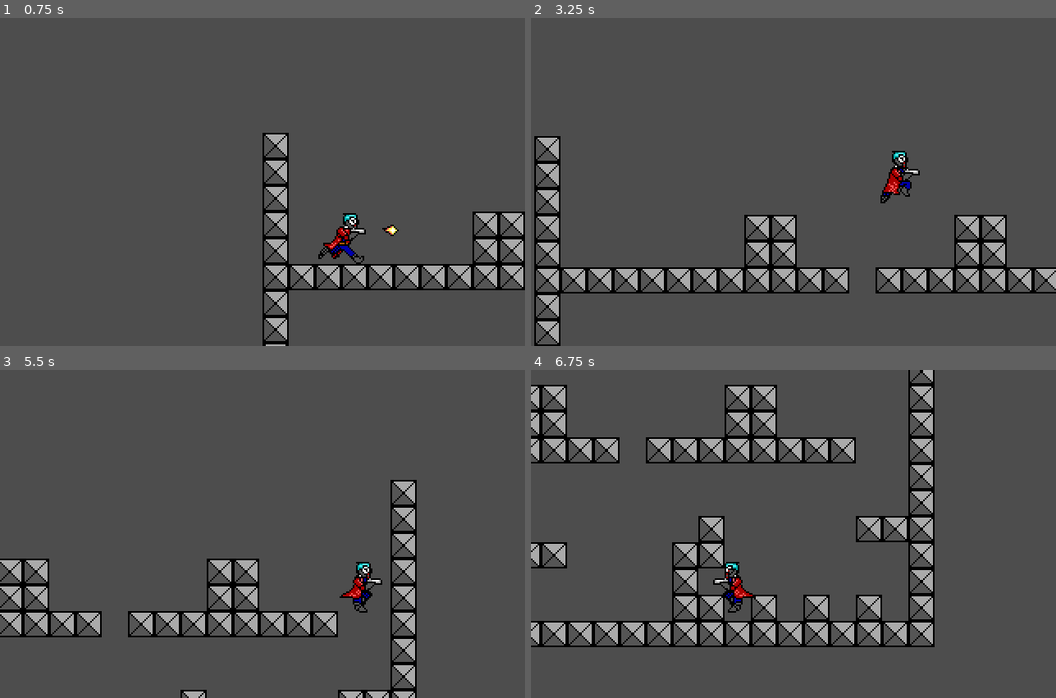
Above: before the commit, frames 1-4 (two rows, left to right).
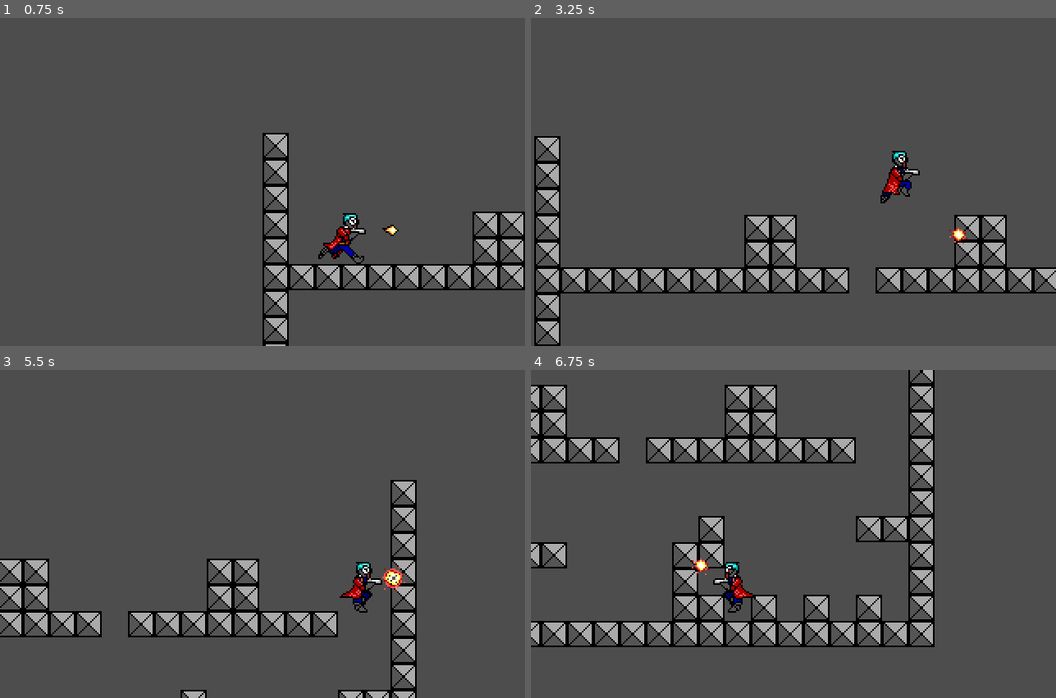
Above: after the commit, the same moments.

Repository: jucarave/nullfire
Game: Godot game, scene res://scenes/test_scene.tscn
The game is run twice, just before and just after one commit, with the same random seed, the same clock (stepped at 60 frames per second) and the same inputs. The project has no main scene, so this scene is started directly.
Inputs:
- Up to frame 1 (0.75 s): hold Right (right) from 0.53 s (still down); tap A (shoot) at 0.6 s
- Up to frame 2 (3.25 s): tap D (jump) at 0.77, 1.52, 3.02 s; tap A (shoot) at 1.35, 2.1, 2.85 s; release Right (right) at 2.03 s; hold Left (left) 2.03-2.78 s; hold Right (right) from 2.78 s (still down)
- Up to frame 3 (5.5 s): tap A (shoot) at 3.6, 4.35, 5.1 s; tap D (jump) at 3.77, 4.52 s; release Right (right) at 4.28 s; hold Left (left) 4.28-5.03 s; hold Right (right) from 5.03 s (still down)
- Up to frame 4 (6.75 s): release Right (right) at 5.78 s; hold Left (left) from 5.78 s (still down); tap A (shoot) at 5.85, 6.6 s; tap D (jump) at 6.02 s

Frame 1 is identical in both runs. In frame 2, less than 0.1% of the frame differs, in the area x 79-84%, y 64-69%; in frame 3, 0.2%, in the area x 72-78%, y 60-68%; in frame 4, less than 0.1%.

Commit message:
feat: add explosion particle effect when the bullet collides with a wall

Diff:
--- /dev/null
+++ b/entities/effects/bullet_impact_particles.tscn
@@ -0,0 +1,51 @@
+[gd_scene load_steps=8 format=3 uid="uid://blhg2c3y6moi7"]
+
+[ext_resource type="Texture2D" uid="uid://cot63vd0l3sun" path="res://sprites/bullet_impact_particles.png" id="1_kkdr5"]
+[ext_resource type="Script" uid="uid://dsrupxfpodhbj" path="res://entities/effects/particle_effect.gd" id="2_mi4ke"]
+
+[sub_resource type="AtlasTexture" id="AtlasTexture_mi4ke"]
+atlas = ExtResource("1_kkdr5")
+region = Rect2(0, 0, 16, 16)
+
+[sub_resource type="AtlasTexture" id="AtlasTexture_jvhvj"]
+atlas = ExtResource("1_kkdr5")
+region = Rect2(16, 0, 16, 16)
+
+[sub_resource type="AtlasTexture" id="AtlasTexture_ret1j"]
+atlas = ExtResource("1_kkdr5")
+region = Rect2(32, 0, 16, 16)
+
+[sub_resource type="AtlasTexture" id="AtlasTexture_72r8u"]
+atlas = ExtResource("1_kkdr5")
+region = Rect2(48, 0, 16, 16)
+
+[sub_resource type="SpriteFrames" id="SpriteFrames_stq1u"]
+animations = [{
+"frames": [{
+"duration": 1.0,
+"texture": SubResource("AtlasTexture_mi4ke")
+}, {
+"duration": 1.0,
+"texture": SubResource("AtlasTexture_jvhvj")
+}, {
+"duration": 1.0,
+"texture": SubResource("AtlasTexture_ret1j")
+}, {
+"duration": 1.0,
+"texture": SubResource("AtlasTexture_72r8u")
+}, {
+"duration": 1.0,
+"texture": null
+}],
+"loop": false,
+"name": &"default",
+"speed": 14.0
+}]
+
+[node name="BulletImpactParticles" type="Node2D"]
+
+[node name="AnimatedSprite2D" type="AnimatedSprite2D" parent="."]
+texture_filter = 1
+texture_repeat = 1
+sprite_frames = SubResource("SpriteFrames_stq1u")
+script = ExtResource("2_mi4ke")
--- a/entities/projectile.gd
+++ b/entities/projectile.gd
@@ -3,11 +3,14 @@
 
 @export var time_to_live: float = 0.6                 # In seconds, to prevent bullets flying across the map
 @export var velocity: float = 256
+@export var collision_particles_scene: PackedScene
 
 @onready var sprite: Sprite2D = $Sprite2D
 
 signal on_destroy()
 
+# Flips the sprite and sets its position relative to the
+# shooter depending if it's looking to the left or right
 func initialize(mirrored: bool, offset: Vector2) -> void:
 	sprite.flip_h = mirrored
 	global_position.y += offset.y
@@ -18,11 +21,21 @@
 	else:
 		global_position.x += offset.x
 
+# Creates a particle effect animation of the bullet exploding
+# to be called when it collides with something
+func spawn_collision_particles() -> void:
+	var particles: Node2D = collision_particles_scene.instantiate()
+	get_tree().root.add_child(particles)
+	particles.global_position = global_position
+
+# If someone is listening then let them know that this object
+# is to be destroyed
 func destroy() -> void:
 	on_destroy.emit()
 	queue_free()
 
 func _on_body_entered(_body: Node2D) -> void:
+	spawn_collision_particles()
 	destroy()
 
 func _process(delta: float) -> void:
--- a/entities/projectile.tscn
+++ b/entities/projectile.tscn
@@ -1,13 +1,15 @@
-[gd_scene load_steps=4 format=3 uid="uid://dpwqbsxsy3osx"]
+[gd_scene load_steps=5 format=3 uid="uid://dpwqbsxsy3osx"]
 
 [ext_resource type="Texture2D" uid="uid://ca0r6hlk5b7sv" path="res://sprites/projectiles.png" id="1_46mfb"]
 [ext_resource type="Script" uid="uid://chge71y1pq1ik" path="res://entities/projectile.gd" id="1_jfshl"]
+[ext_resource type="PackedScene" uid="uid://blhg2c3y6moi7" path="res://entities/effects/bullet_impact_particles.tscn" id="2_jnjrb"]
 
 [sub_resource type="RectangleShape2D" id="RectangleShape2D_jfshl"]
 size = Vector2(10, 7)
 
 [node name="Projectile" type="Area2D"]
 script = ExtResource("1_jfshl")
+collision_particles_scene = ExtResource("2_jnjrb")
 
 [node name="Sprite2D" type="Sprite2D" parent="."]
 texture_filter = 1
Not shown, changed: design/tasks.txt
Binary file added: sprites/bullet_impact_particles.png
Not shown, added: sprites/bullet_impact_particles.png.import
